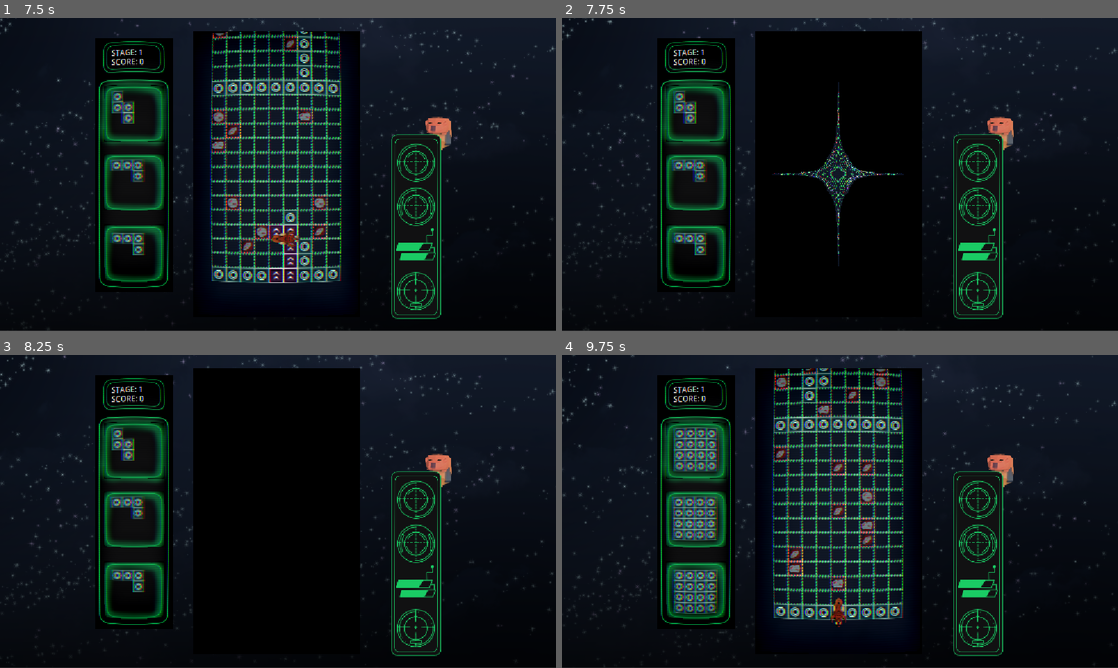
Above: before the commit, frames 1-4 (two rows, left to right).
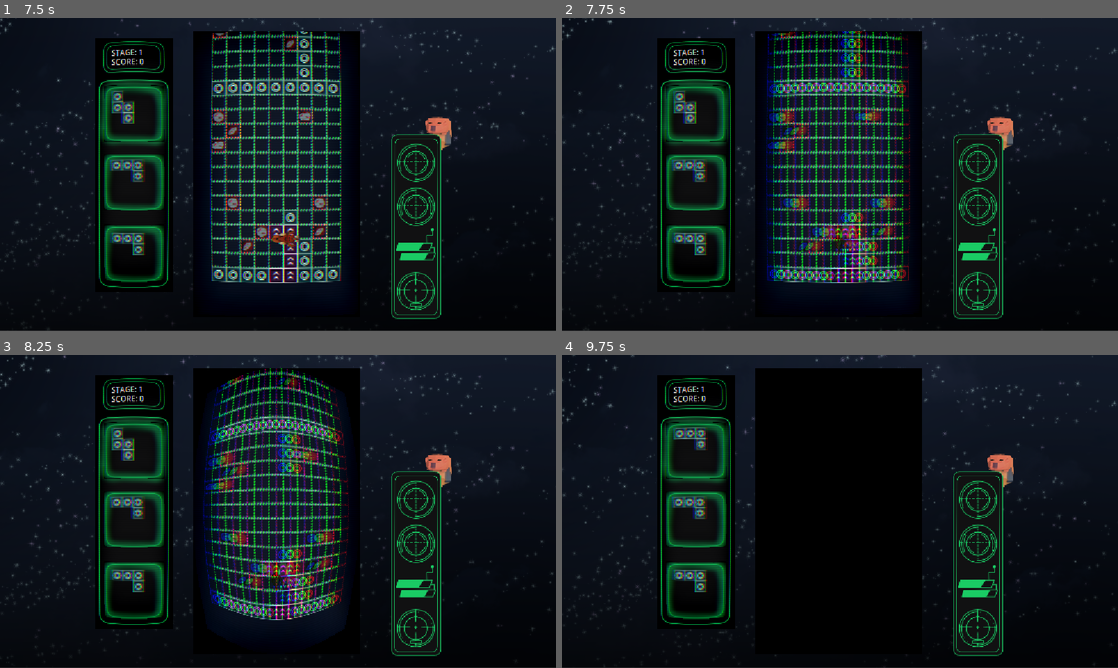
Above: after the commit, the same moments.

Repository: TheDartFrog/SpaceshipBlocksNavGame
Game: Godot game, scene res://scenes/main_game_scene.tscn
Two runs of this game, one before a commit and one after it. Both use one fixed random seed, a clock stepped at 60 frames per second and the inputs below. The engine's default icon, where the game draws it, is replaced by a stand-in: a white triangle on a blue panel in a dark square.
Inputs:
- Up to frame 1 (7.5 s): hold E (rotate_right) 0.53-1.28 s; tap A (left_click) at 0.6, 1.55, 2.1, 3.05, 3.6, 4.55, 5.1, 6.05, 6.6 s; tap D (right_click) at 0.8, 1.35, 2.3, 2.85, 3.8, 4.35, 5.3, 5.85, 6.8, 7.35 s; hold Space (block_down) 1.28-2.03 s; hold E (rotate_right) 2.03-3.53 s; hold Q (rotate_left) 3.53-5.03 s; hold Space (block_down) 5.03-5.78 s; hold E (rotate_right) from 5.78 s (still down)
- Up to frame 2 (7.75 s): keep holding E (rotate_right); tap A (left_click) at 7.55 s
- Up to frame 3 (8.25 s): release E (rotate_right) at 8.03 s; hold Space (block_down) from 8.03 s (still down); tap A (left_click) at 8.1 s
- Up to frame 4 (9.75 s): tap D (right_click) at 8.3, 8.85 s; release Space (block_down) at 8.78 s; hold Q (rotate_left) 8.78-9.53 s; tap A (left_click) at 9.05, 9.6 s; hold E (rotate_right) from 9.53 s (still down)

Frame 1 is identical in both runs. In frame 2, 19% of the frame differs, in the area x 36-63%, y 4-90%; in frame 3, 18%; in frame 4, 21%, in the area x 19-63%, y 4-90%.

Commit message:
Nearly working grid bounds
better looking death animation, and introduction of gridmap bounds

Diff:
--- a/reference_script.gd
+++ b/reference_script.gd
@@ -6,6 +6,7 @@
 var base_gravity: float = 10.0
 var is_set: bool = false
 var rotating: bool = false
+var moving: bool = false
 
 func _ready() -> void:
 	SignalBus.block_set.connect(_on_block_set)
@@ -57,3 +58,24 @@
 		print("im killing myself: ", current_block)
 		Global.player_input_manager.input_ceased = false
 		queue_free()
+
+
+func move_to_right():
+	if moving:
+		return
+	moving = true
+	var right_tween = create_tween()
+	right_tween.tween_property(self, "position", Vector2(position.x + 30.0, position.y), .1)\
+	.set_trans(Tween.TRANS_BACK).set_ease(Tween.EASE_OUT)
+	await right_tween.finished
+	moving = false
+
+func move_to_left():
+	if moving:
+		return
+	moving = true
+	var left_tween = create_tween()
+	left_tween.tween_property(self, "position", Vector2(position.x - 30.0, position.y), .1)\
+	.set_trans(Tween.TRANS_BACK).set_ease(Tween.EASE_OUT)
+	await left_tween.finished
+	moving = false
--- a/scenes/fast_script.gd
+++ b/scenes/fast_script.gd
@@ -1,20 +1,65 @@
 extends SubViewportContainer
 
 var dead: bool = false
+
+
+func _ready() -> void:
+	material.set_shader_parameter("ca_strength", 2.5)
+	material.set_shader_parameter("blur_strength", 0.5)
+
+	var turn_on_tween = create_tween()
+	turn_on_tween.tween_property(self, "material:shader_parameter/curvature", 6.0, .75)\
+	.set_trans(Tween.TRANS_CIRC).set_ease(Tween.EASE_OUT)
+
 
 func _process(delta: float) -> void:
 	if !dead:
 		return
 
-	material.set_shader_parameter("curvature", lerp(material.get_shader_parameter("curvature"), 0.0, (delta * 100)))
-	if material.get_shader_parameter("curvature") <= 0.0:
-		var wait_timer = Timer.new()
-		add_child(wait_timer)
-		wait_timer.start(2.0)
-		await wait_timer.timeout
-		reload_game()
+	#material.set_shader_parameter("curvature", lerp(material.get_shader_parameter("curvature"), 0.0, (delta * 100)))
+	#if material.get_shader_parameter("curvature") <= 0.0:
+		#var wait_timer = Timer.new()
+		#add_child(wait_timer)
+		#wait_timer.start(2.0)
+		#await wait_timer.timeout
+		#reload_game()
 
 func reload_game():
+	if dead:
+		return
+	dead = true
+
+	var turn_off_tween = create_tween()
+	turn_off_tween.tween_property(self, "material:shader_parameter/curvature", 0.0, .75)\
+	.set_trans(Tween.TRANS_CIRC).set_ease(Tween.EASE_IN)
+
+	var ca_tween = create_tween()
+	ca_tween.tween_property(self, "material:shader_parameter/ca_strength", 25.0, .25)
+
+	var blur_tween = create_tween()
+	blur_tween.tween_property(self, "material:shader_parameter/blur_strength", 2.0, .5)\
+	.set_trans(Tween.TRANS_CIRC).set_ease(Tween.EASE_IN)
+
+	await turn_off_tween.finished
+
+	var waiting_timer = Timer.new()
+	add_child(waiting_timer)
+	waiting_timer.start(2.0)
+
+	await waiting_timer.timeout
+
+	dead = false
 	get_tree().reload_current_scene()
-	dead = false
-	material.set_shader_parameter("curvature", 6.0)
+
+
+
+
+
+	#await turn_off_tween.finished
+
+
+
+func turn_view_off():
+	var turn_off_tween = create_tween()
+	turn_off_tween.tween_property(material, "material:shader_parameter/curvature", 0.0, 1.5)\
+	.set_trans(Tween.TRANS_CIRC).set_ease(Tween.EASE_IN)
--- a/scripts/gridmap_scene_handler.gd
+++ b/scripts/gridmap_scene_handler.gd
@@ -25,6 +25,8 @@
 var max_asteroid_cells: int = randi_range(6, 12)
 var finish_line: Array = []
 
+var max_bounds_x: Vector2
+
 func _ready():
 	for x in range(map_size.x):
 		for y in range(map_size.y):
@@ -33,6 +35,20 @@
 	for x in range(map_size.x):
 		starting_tiles.append(Vector2i(x, map_size.y))
 	generate_starting_tiles()
+
+	var max_bound_left = tilemap.to_global(tilemap.map_to_local(Vector2(map_size.x - 1, 0)))
+	var max_bound_right = tilemap.to_global(tilemap.map_to_local(Vector2(0, 0)))
+
+	for cell in tilemap.get_used_cells():
+		if cell.y == 0:
+			print(cell)
+
+
+	print(map_size.x)
+
+
+	max_bounds_x = Vector2(max_bound_left.x, max_bound_right.x)
+
 	#tilemap.tile_size = cell_size
 	var tilemap_cells = tilemap.get_used_cells()
 	var tilemap_cells_viable_for_asteroids: Array = []
@@ -56,8 +72,8 @@
 	astar_pathfinding.update()
 
 
-func reach_the_end():
-	SignalBus.end_reached.emit()
+#func reach_the_end():
+	#SignalBus.end_reached.emit()
 
 func generate_finish_line():
 	for i in range(map_size.x):
--- a/scripts/main_game_handler.gd
+++ b/scripts/main_game_handler.gd
@@ -104,8 +104,25 @@
 					#lose_game()
 				if cell not in asteroid_exeption:
 					current_gridmap.tilemap.set_cell(cell, 3, Vector2(2,0))
+
 				var cell_to_check = current_gridmap.tilemap.local_to_map(current_gridmap.tilemap.to_local(coords_to_global_pos(current_block.tilemap, cell)))
-				if cell_to_check.y <= 0:
+				#print("original map coords: ", current_block.tilemap.get_used_cells())
+				#for xd in current_block.tilemap.get_used_cells():
+					#print("local block coords: ", current_block.tilemap.map_to_local(xd))
+				#for xpp in current_block.tilemap.get_used_cells():
+					#print("global coords: ", current_block.tilemap.to_global(current_block.tilemap.map_to_local(xpp)))
+				#for xp in current_block.tilemap.get_used_cells():
+					#print("local gridmap coords: ", current_gridmap.tilemap.to_local(current_block.tilemap.to_global(current_block.tilemap.map_to_local(xp))))
+				#for xdd in current_block.tilemap.get_used_cells():
+					#print("local gridmap coords: ", current_gridmap.tilemap.local_to_map(current_gridmap.tilemap.to_local(current_block.tilemap.to_global(current_block.tilemap.map_to_local(xdd)))))
+					#
+
+				print(cell_to_check)
+
+				#print("current_block interprets this as: ", current_block.tilemap.local_to_map(current_block.tilemap.to_local(coords_to_global_pos(current_gridmap.tilemap, cell_to_check))))
+				#print("current_gridmap interprets this as: ", current_block.tilemap.local_to_map(current_block.tilemap.to_local(coords_to_global_pos(current_block, cell_to_check))))
+
+				if !cell_to_check.y > 0 :
 					end_reached = true
 					var converted_cell = all_gridmaps[2].tilemap.local_to_map(all_gridmaps[2].tilemap.to_local(current_gridmap.tilemap.to_global(current_gridmap.tilemap.map_to_local(cell))))
 					cells_above.append(converted_cell)
@@ -115,6 +132,7 @@
 
 
 
+
 			current_block.is_falling = false
 			SignalBus.block_set.emit(current_block)
 			if end_reached:
@@ -129,6 +147,8 @@
 func lose_game(final_position):
 	var rocket_position: Vector2i = current_gridmap.tilemap.local_to_map(current_gridmap.tilemap.to_local(rocket.global_position))
 	var end_position = final_position
+
+	Global.player_input_manager.input_ceased = true
 
 	for cell in current_gridmap.tilemap.get_used_cells():
 		if current_gridmap.tilemap.get_cell_tile_data(cell) != null:
@@ -155,7 +175,8 @@
 	await SignalBus.rocket_finished
 
 	print("shader ", main_view_container.material.get_shader_parameter("curvature"))
-	main_view_container.dead = true
+	Global.player_input_manager.input_ceased = false
+	main_view_container.reload_game()
 
 
 #func get_block_path():
@@ -229,7 +250,7 @@
 
 	var tweens_speed: float = 2.5
 
-	parallax_manager.speed_up_parallax()
+	#parallax_manager.speed_up_parallax()
 
 
 	var gridmap_0_position_tween = create_tween()
--- a/scripts/player_input_manager.gd
+++ b/scripts/player_input_manager.gd
@@ -2,6 +2,7 @@
 class_name PlayerInputManager
 
 @onready var block_spawner = $"../CanvasLayer/MainViewContainer/SubViewport/UpcomingBlockManagerScene"
+@onready var game_manager = $".."
 
 var input_ceased: bool = false
 
@@ -31,12 +32,40 @@
 func handle_left_click():
 	if block_spawner.current_block == null:
 		return
-	block_spawner.current_block.position.x -= 30.0
+
+	var cell_falling_out: bool = false
+	print("\n")
+	for cell in block_spawner.current_block.tilemap.get_used_cells():
+		var cell_global_position = block_spawner.current_block.tilemap.to_global(block_spawner.current_block.tilemap.map_to_local(cell))
+		print("cell position: ", cell_global_position.x, " max bounds: ", game_manager.current_gridmap.max_bounds_x.x - 105.0)
+		if !(cell_global_position.x  + game_manager.current_gridmap.max_bounds_x.x < game_manager.current_gridmap.max_bounds_x.x - 90.0):
+			pass
+		else:
+			cell_falling_out = true
+			break
+
+	if cell_falling_out:
+		return
+	block_spawner.current_block.move_to_left()
 
 func handle_right_click():
 	if block_spawner.current_block == null:
 		return
-	block_spawner.current_block.position.x += 30.0
+
+	var cell_falling_out: bool = false
+	print("\n")
+	for cell in block_spawner.current_block.tilemap.get_used_cells():
+		var cell_global_position = block_spawner.current_block.tilemap.to_global(block_spawner.current_block.tilemap.map_to_local(cell))
+		print("cell position: ", cell_global_position.x, " max bounds: ", game_manager.current_gridmap.max_bounds_x.y + 105.0)
+		if !(cell_global_position.x  + game_manager.current_gridmap.max_bounds_x.y > game_manager.current_gridmap.max_bounds_x.y + 90.0):
+			pass
+		else:
+			cell_falling_out = true
+			break
+
+	if cell_falling_out:
+		return
+	block_spawner.current_block.move_to_right()
 
 func handle_block_down():
 	if block_spawner.current_block == null:
--- /dev/null
+++ b/scripts/white_noise_shader.gdshader
@@ -0,0 +1,14 @@
+shader_type canvas_item;
+
+void vertex() {
+	// Called for every vertex the material is visible on.
+}
+
+void fragment() {
+	COLOR = vec4(1.0,1.0,1.0,1.0);
+}
+
+//void light() {
+//	// Called for every pixel for every light affecting the CanvasItem.
+//	// Uncomment to replace the default light processing function with this one.
+//}
Binary file added: assets/placeholders/press_play.png
Not shown, added: assets/placeholders/press_play.png.import
Not shown, added: scripts/white_noise_shader.gdshader.uid
